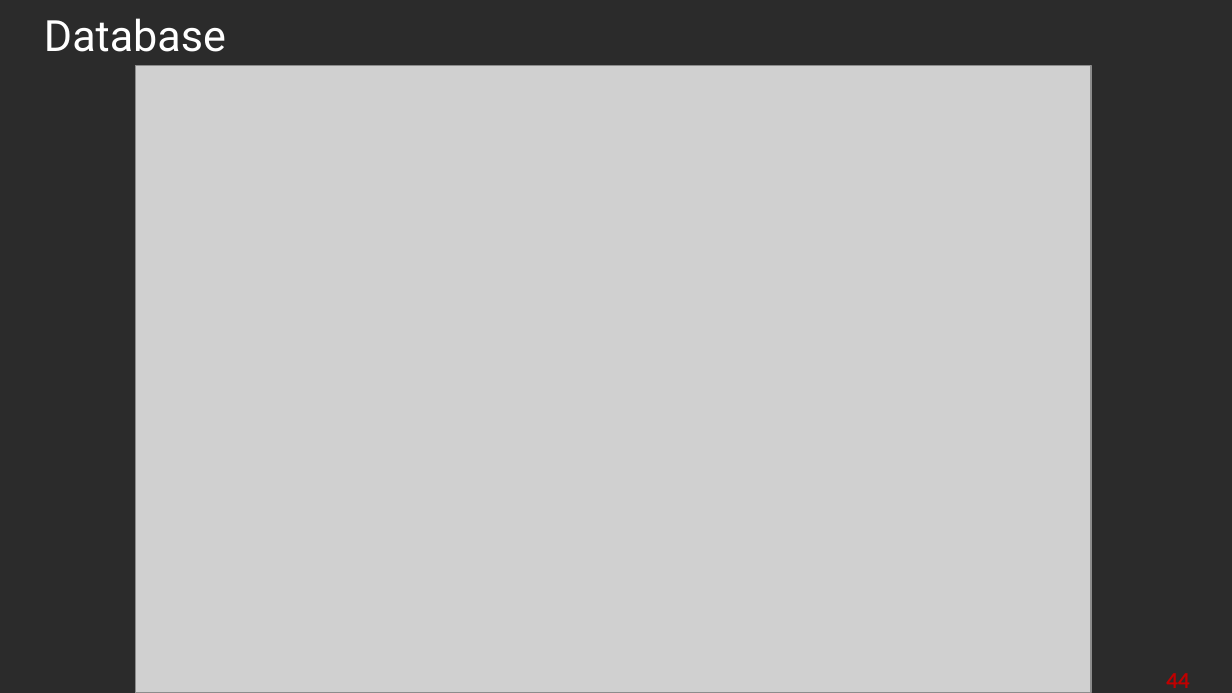
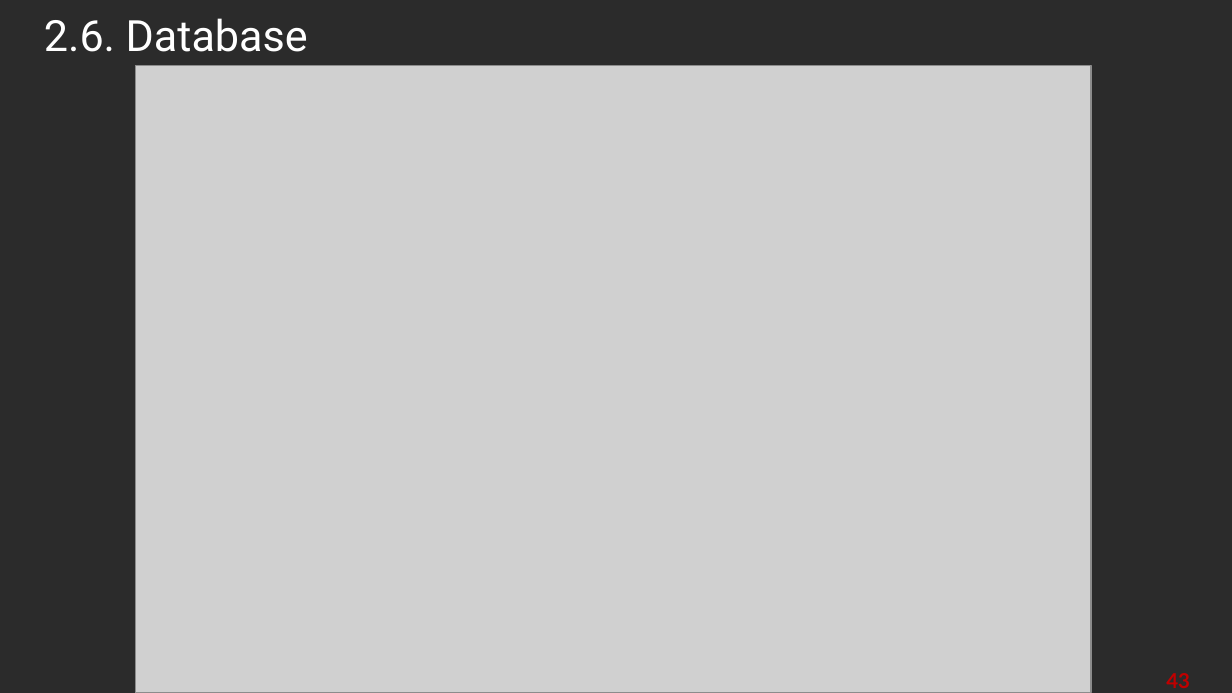
Before and after one commit to DUYCUTEPHOMAIQUE/IT3120-PTTKHT, a slide deck: slide 43 of Slide/PTTK-HT.pptx (slide 44 before the commit). Drawn at 1232x693 pixels with LibreOffice and Linux fonts; fonts in the diff are those of the drawing; grey boxes stand for pictures; background and template pictures are left out; a plain dark background stands for a picture behind light text. Boxes give left, top, right and bottom in pixels: in the first picture for what was removed or moved away, otherwise in the second. Text is boxed around its words. In the diff, an @@ line names an element or a change of style, - is before the commit and + after.

```diff
--- a/Slide/PTTK-HT.pptx
+++ b/Slide/PTTK-HT.pptx
@@ title at <box>44,18,308,52</box>: text changed @@
-Database
+2.6. Database
@@ page number at <box>1166,673,1190,688</box>: text changed @@
-44
+43
```
Also in this commit, not shown: 4 other slides changed, 1 slide removed.
